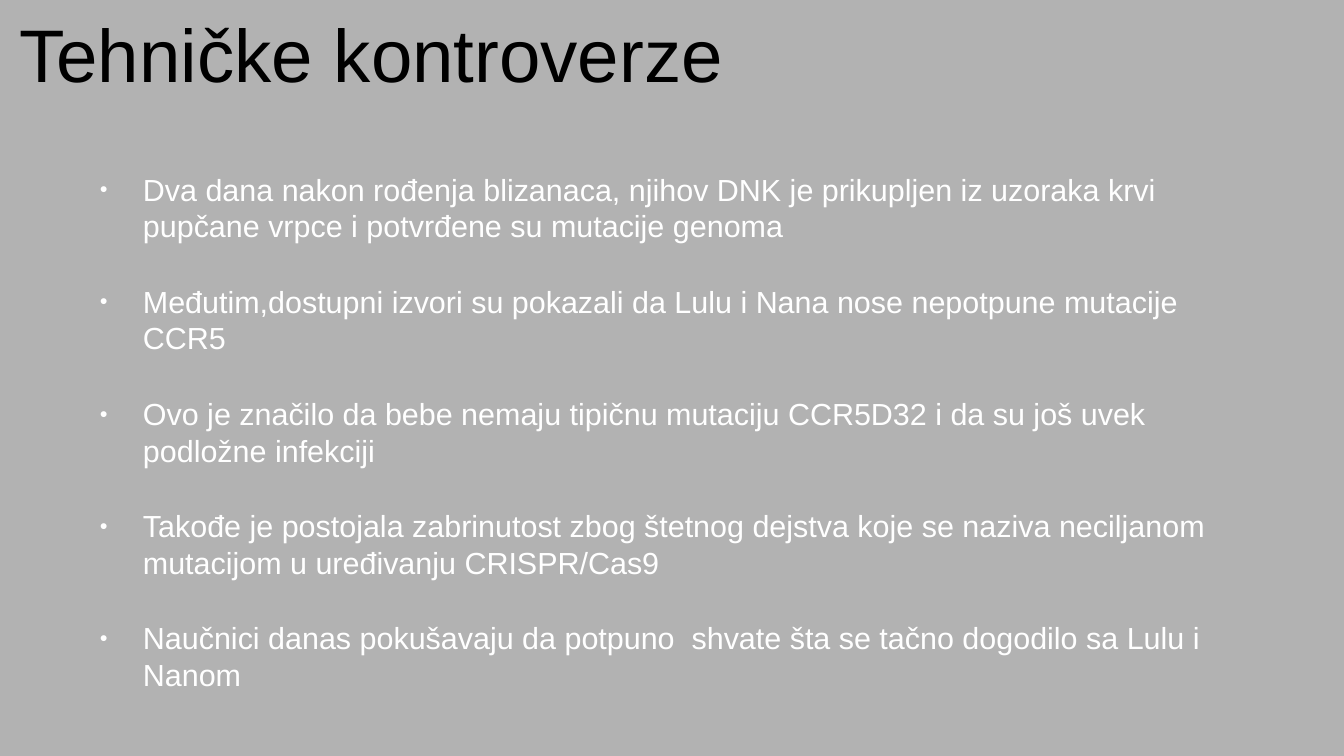
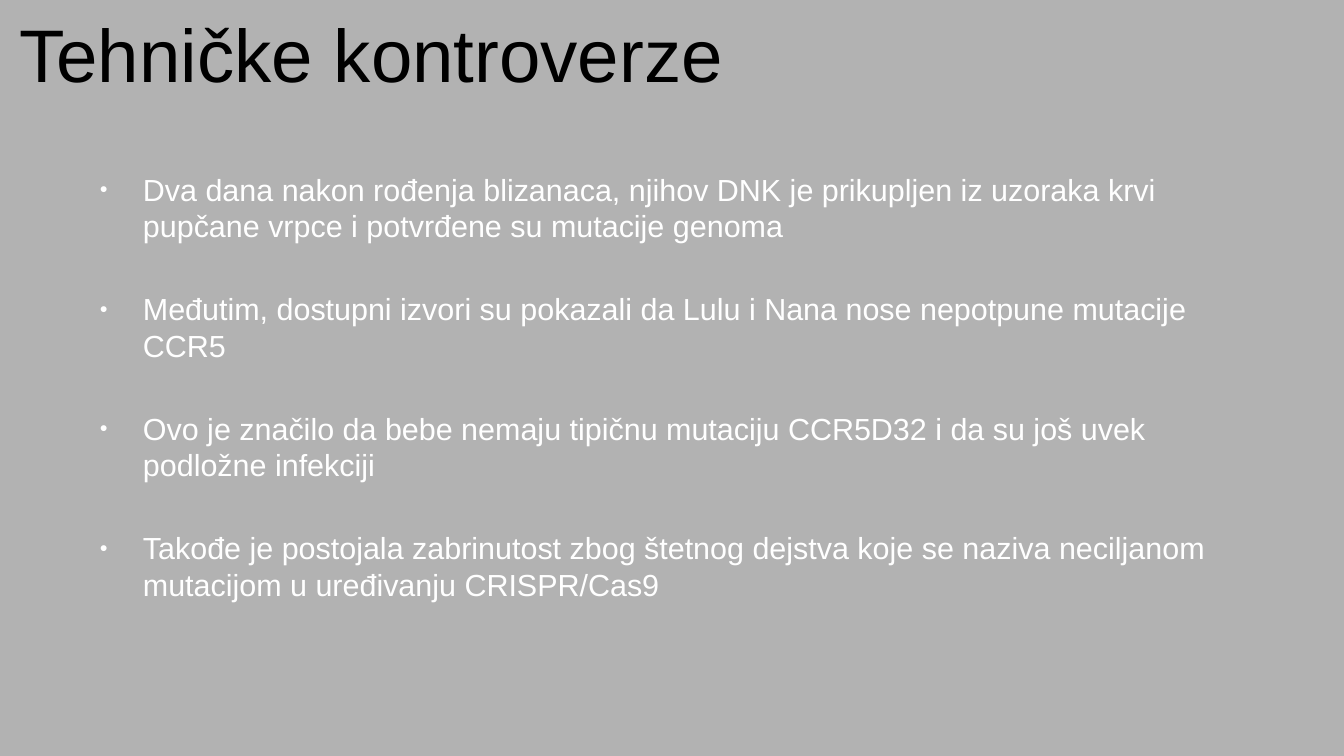
Before and after one commit to NikolaBelak/He-Jiankui-afera, a slide deck: slide 10 of He Jiankui afera.odp. Drawn at 1344x756 pixels with LibreOffice and Linux fonts; fonts in the diff are those of the drawing. Boxes give left, top, right and bottom in pixels: in the first picture for what was removed or moved away, otherwise in the second. Text is boxed around its words. In the diff, an @@ line names an element or a change of style, - is before the commit and + after.

```diff
--- a/He Jiankui afera.odp
+++ b/He Jiankui afera.odp
@@ text at [143,179,1205,602]: more space between paragraphs @@
@@ text at [143,298,1186,357]: text changed @@
-● Međutim,dostupni izvori su pokazali da Lulu i Nana nose nepotpune mutacije CCR5
+● Međutim, dostupni izvori su pokazali da Lulu i Nana nose nepotpune mutacije CCR5
@@ text at [143,627,1200,655]: paragraph removed @@
-● Naučnici danas pokušavaju da potpuno shvate šta se tačno dogodilo sa Lulu i Nanom
```
Also in this commit, not shown: 8 other slides changed, 3 slides added, 1 other file.
